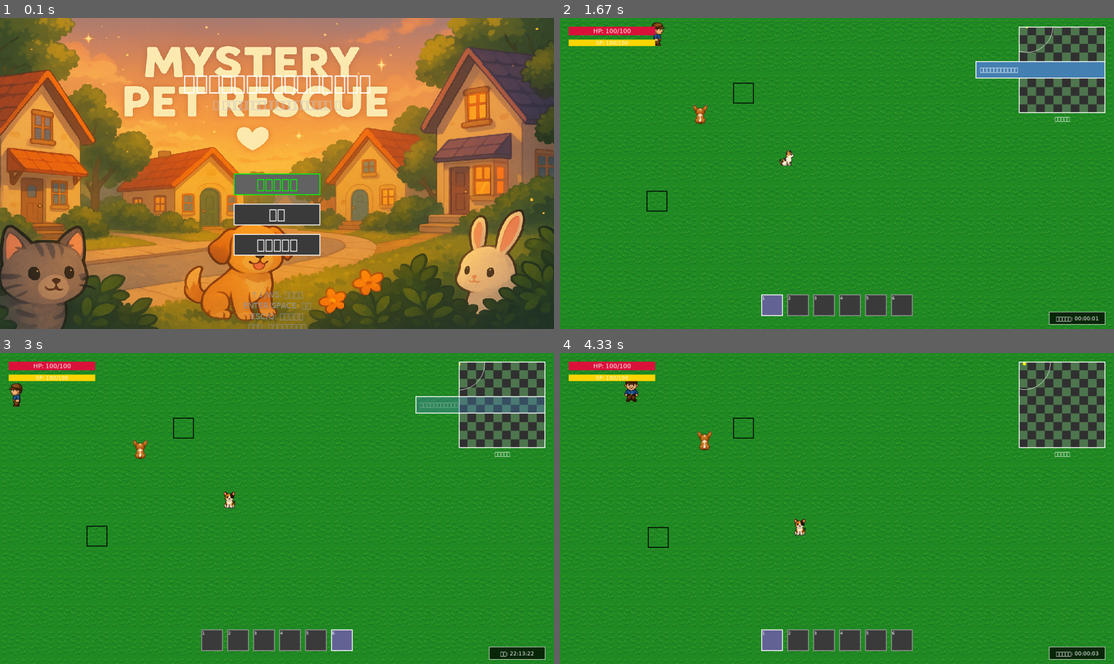
Above: before the commit, frames 1-4 (two rows, left to right).
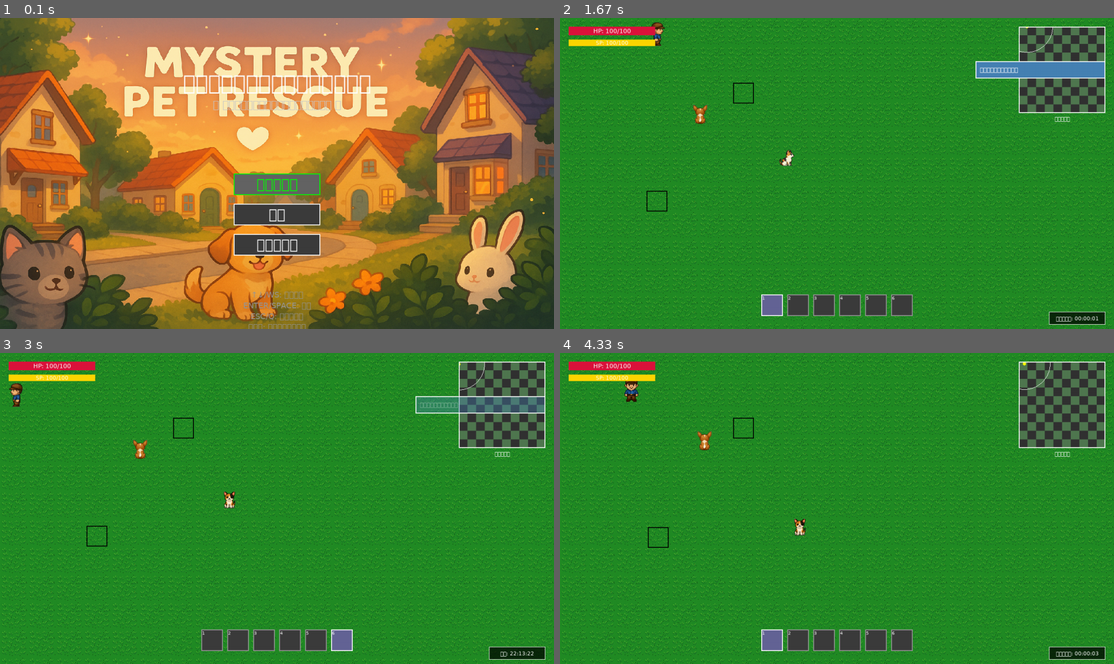
Above: after the commit, the same moments.

Repository: yuichi1000/mystery-pet-rescue
Game: pygame game, started from main.py
The game is run twice, just before and just after one commit, with the same random seed, the same clock (stepped at 60 frames per second) and the same inputs.
Inputs (mouse positions are in pixels of both pictures, inside the frame that each line leads up to):
- Up to frame 1 (0.1 s): no input
- Up to frame 2 (1.67 s): click "ゲーム開始" at 0.38 s; hold W 0.67-1.13 s; move the mouse to (814, 185) at 0.7 s; hold D 1.17-1.63 s; move the mouse to (837, 195) at 1.2 s
- Up to frame 3 (3 s): hold A 1.67-2.2 s; move the mouse to (332, 576) at 1.7 s; tap 6 at 1.82 s; hold S 2.23-2.53 s; move the mouse to (105, 580) at 2.27 s; tap T at 2.38 s; hold A 2.57-2.97 s; move the mouse to (481, 617) at 2.6 s
- Up to frame 4 (4.33 s): hold W 3-3.37 s; move the mouse to (692, 393) at 3.03 s; tap 6 at 3.15 s; hold D 3.4-4.03 s; move the mouse to (704, 446) at 3.43 s; tap T at 3.55 s; hold S from 4.07 s (still down); move the mouse to (809, 589) at 4.1 s; tap 1 at 4.22 s

The runs differ from the first frame. In frame 1, less than 0.1% of the frame differs, in the area x 0-5%, y 0-8%; in frame 2, 1.5%; in frame 3, 1.5%; in frame 4, 1.5%, in the area x 0-100%, y 0-100%.

Commit message:
Fix image transparency handling
- Check for alpha channel and use convert_alpha() or convert() + colorkey
- Use top-left pixel as transparent color for non-alpha images
- Match demo transparency behavior exactly

Diff:
--- a/src/utils/asset_manager.py
+++ b/src/utils/asset_manager.py
@@ -44,10 +44,23 @@
                 print(f"⚠️ 画像ファイルが見つかりません: {full_path}")
                 return self._create_placeholder_image(scale or self.default_scale)
 
-            # 透過処理済みPNG画像をそのまま読み込み
-            image = pygame.image.load(str(full_path)).convert_alpha()
-
-            # スケール調整（透過情報を保持）
+            # PNG画像を透過情報付きで読み込み
+            image = pygame.image.load(str(full_path))
+
+            # 透過処理
+            if image.get_alpha() is not None:
+                # アルファチャンネル付きPNG
+                image = image.convert_alpha()
+            else:
+                # 通常のPNG - カラーキー透過
+                image = image.convert()
+                if colorkey:
+                    image.set_colorkey(colorkey)
+                else:
+                    # 左上ピクセルの色を透過色として使用
+                    image.set_colorkey(image.get_at((0, 0)))
+
+            # スケール調整
             if scale:
                 image = pygame.transform.smoothscale(image, scale)
 
